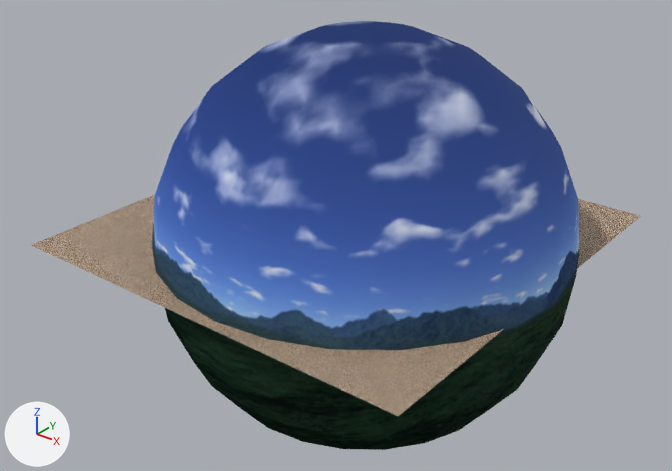
What one commit did to the Blender file Resources/Level/level.blend.
One viewpoint serves both versions: a 50 mm lens placed at (797.0, -1068.0, 646.0), pointed at (-44.0, -17.0, -5.0). Lighting does not change. The marker at lower left points along +X, +Y and +Z.
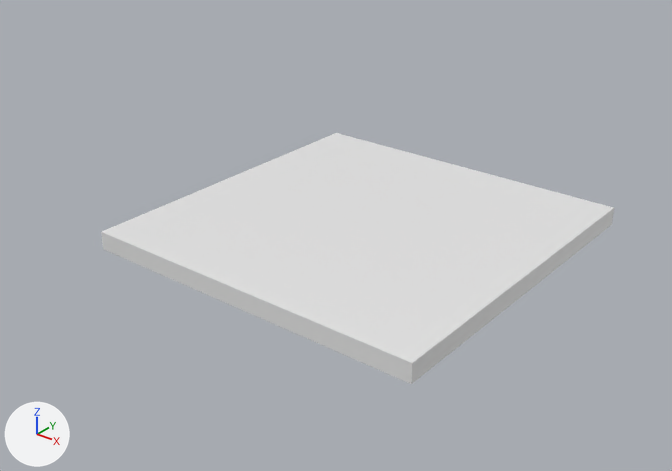
Location of each change, [x1, y1, x2, y2] in pixels of the pictures (672 x 471 px):
'Sphere001', deleted: before [152, 21, 579, 450]
'Cube', added: after [101, 133, 614, 384]
'Plane001', deleted: before [31, 195, 641, 416]

The change in detail:
Material 'Material' (mat_material) is new.
Its base color is (0.8, 0.8, 0.8) (white #e7e7e7).
Mesh me_cube is new.
It is a box spanning x -1.0..1.0, y -1.0..1.0, z -1.0..1.0.
It uses material mat_material (white #e7e7e7).
Object 'Sphere001' (ob_sphere001) is deleted.
Object 'Plane001' (ob_plane001) is deleted.
Object 'Cube' (ob_cube) is new; it shows me_cube.
Its location is (0.0, 0.0, 14.0).
Its rotation in degrees is (90, 0, 180).
Its scale is (288.0, -15.0, 288.0).
